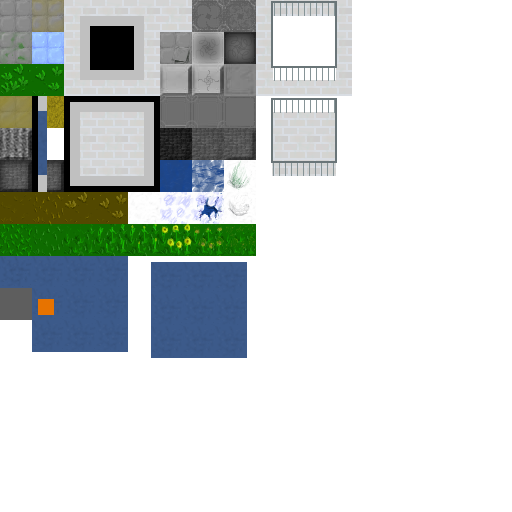
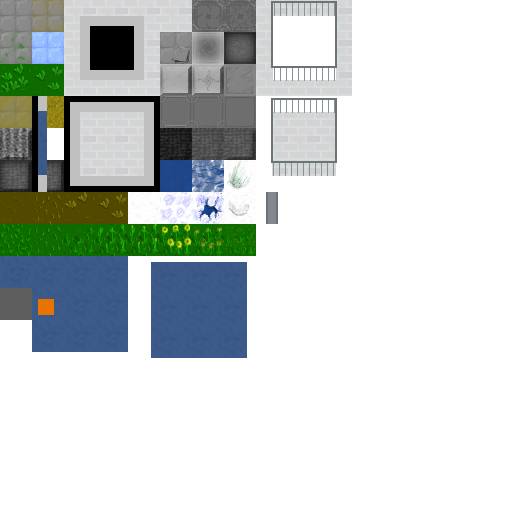
Two versions of the same layered image (512x512). Layer-by-layer changes:
added layer "stahltrager #1" above "stahltrager" over [266, 192, 278, 224]
added layer "stahltrager" above "start" over [266, 192, 278, 224]
